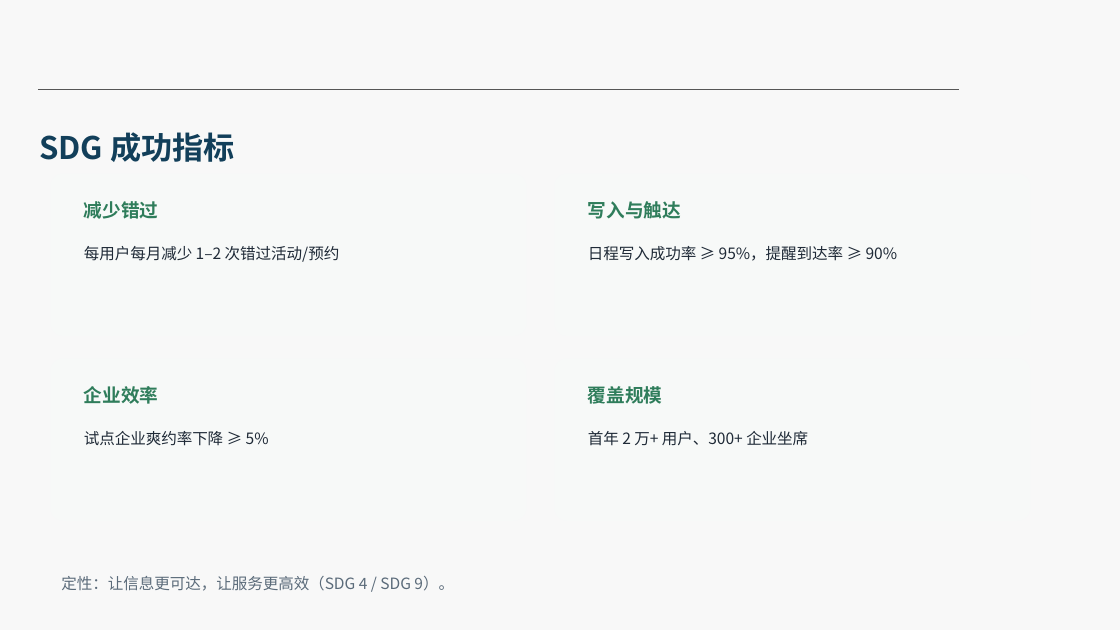
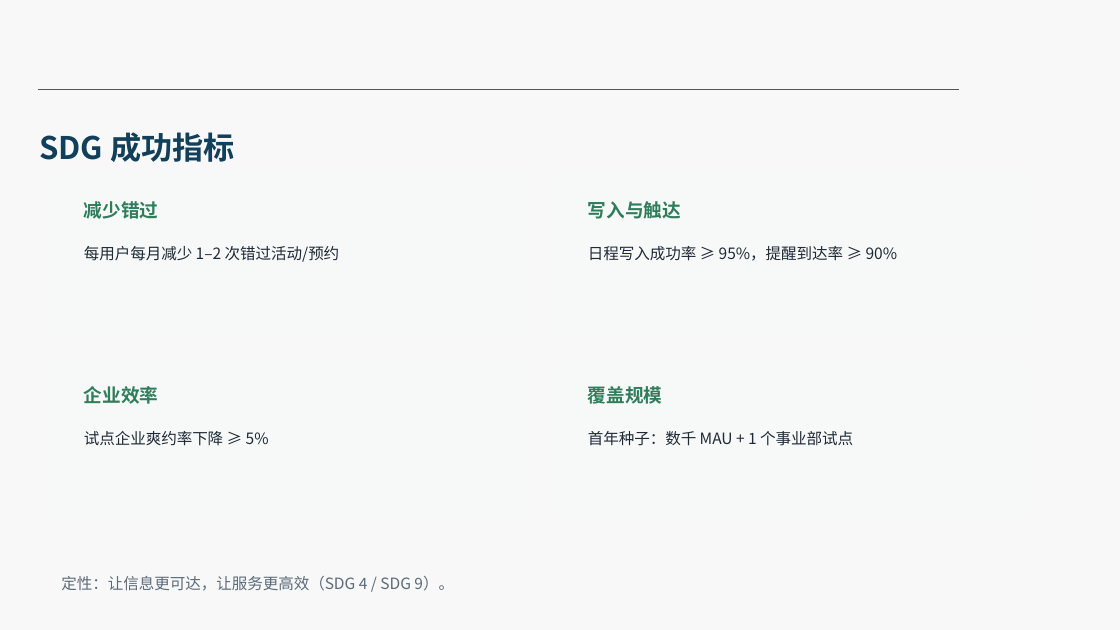
Before and after one commit to murasame9877/lishizhen, a slide deck: slide 15 of docs/2026SDG-Pitch-理时针.pptx. Drawn at 1120x630 pixels with LibreOffice and Linux fonts; fonts in the diff are those of the drawing; background and template pictures are left out. Boxes give left, top, right and bottom in pixels: in the first picture for what was removed or moved away, otherwise in the second. Text is boxed around its words. In the diff, an @@ line names an element or a change of style, - is before the commit and + after.

```diff
--- a/docs/2026SDG-Pitch-理时针.pptx
+++ b/docs/2026SDG-Pitch-理时针.pptx
@@ text at [588, 431, 853, 446]: text changed @@
-首年 2 万+ 用户、300+ 企业坐席
+首年种子：数千 MAU + 1 个事业部试点
```
Also in this commit, not shown: 13 other slides changed, 3 other files.
